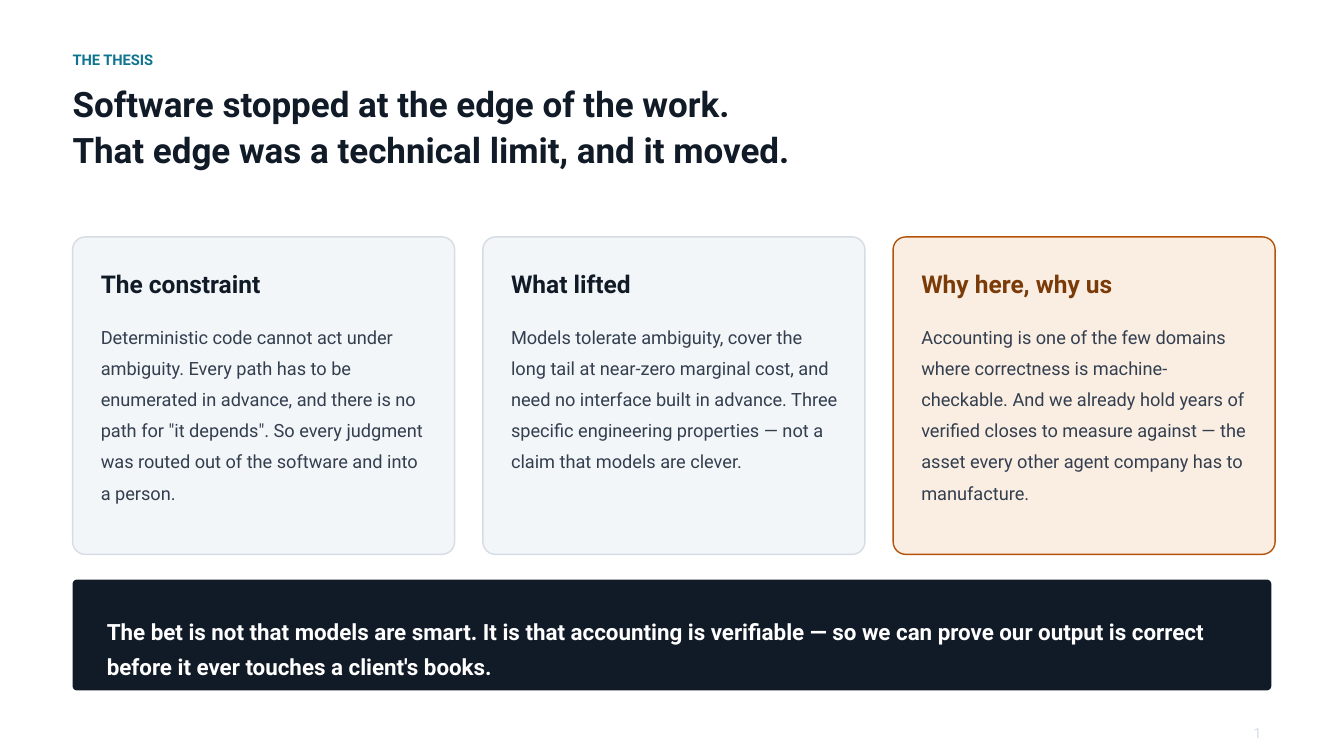
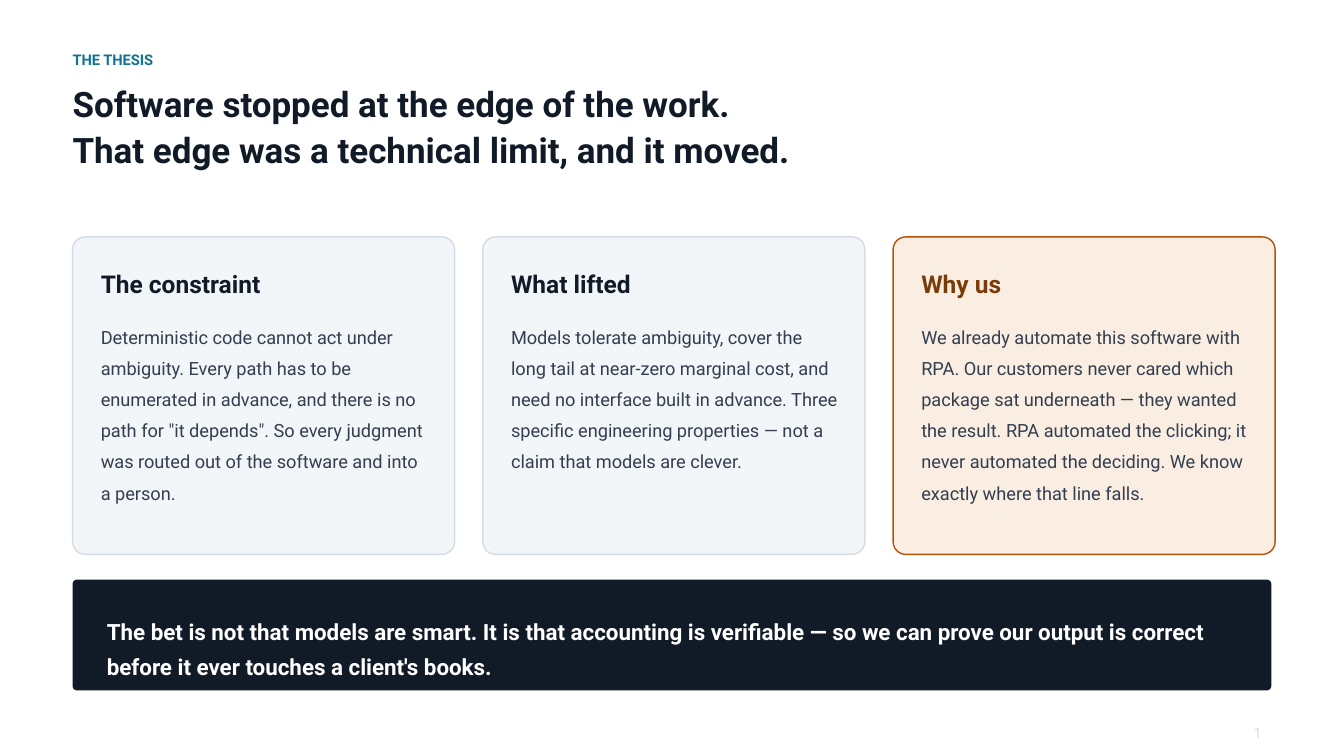
Before and after one commit to cllu/aimi-accounting-software-proposal, a slide deck: slide 2 of agent-native-accounting-deck.pptx. Drawn at 1344x756 pixels with LibreOffice and Linux fonts; fonts in the diff are those of the drawing. Boxes give left, top, right and bottom in pixels: in the first picture for what was removed or moved away, otherwise in the second. Text is boxed around its words. In the diff, an @@ line names an element or a change of style, - is before the commit and + after.

```diff
--- a/agent-native-accounting-deck.pptx
+++ b/agent-native-accounting-deck.pptx
@@ text at bbox=[921, 274, 1001, 299]: text changed @@
-Why here, why us
+Why us
@@ text at bbox=[921, 330, 1246, 504]: text changed @@
-Accounting is one of the few domains where correctness is machine-checkable. And we already hold years of verified closes to measure against — the asset every other agent company has to manufacture.
+We already automate this software with RPA. Our customers never cared which package sat underneath — they wanted the result. RPA automated the clicking; it never automated the deciding. We know exactly where that line falls.
```
Also in this commit, not shown: 12 other slides changed, 4 slides added, 4 slides removed, 1 other file.
